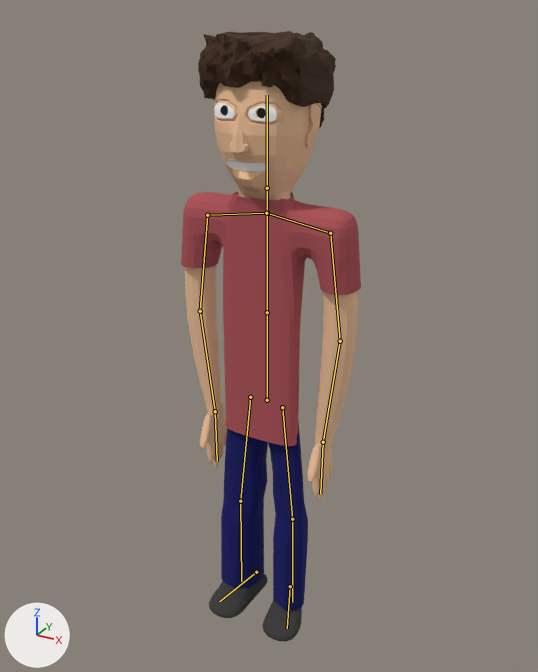
Two versions of the FBX model Assets/game_guy_2.fbx, one commit apart.
One viewpoint serves both versions: a camera (50 mm lens) standing at (7.21, -13.02, 14.06) and looking at (-0.05, 0.17, 7.46). Lighting does not change. The marker at lower left points along +X, +Y and +Z. The first picture is the older version. The bones that change, and the others that lie on the model, are drawn over the model as lines.

Objects in the first picture: 'Guy', 'Pants', 'Shirt', 'Shoes'.
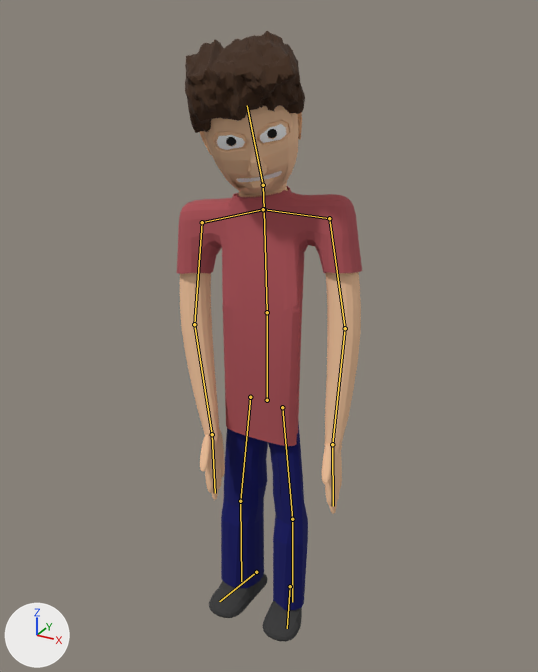
The newer file adds an action. The first version stands in its rest pose; the second is drawn at frame 5 of the action 'Armature|Player_Damage'.

The edits, one by one:
Bone 'Bone.001' (bone_bone_001) turns from (0, 0, 0) to (9, 8, 13) degrees about its own x, y and z.
Bone 'Bone.003' (bone_bone_003) turns from (0, 0, 0) to (-3, 20, -35) degrees about its own x, y and z.

Boxes [x1, y1, x2, y2] around the edits, measured in the pictures (538 x 672 px):
'Guy', posed
    before: [185, 31, 358, 501]
    after: [180, 31, 361, 514]
'Shirt', posed
    before: [181, 191, 361, 446]
    after: [177, 186, 362, 446]
bone 'Bone.001', root to tip
    before: (267, 312) to (267, 213)
    after: (267, 312) to (264, 209)
bone 'Bone.003', root to tip
    before: (267, 188) to (267, 95)
    after: (263, 185) to (247, 105)
